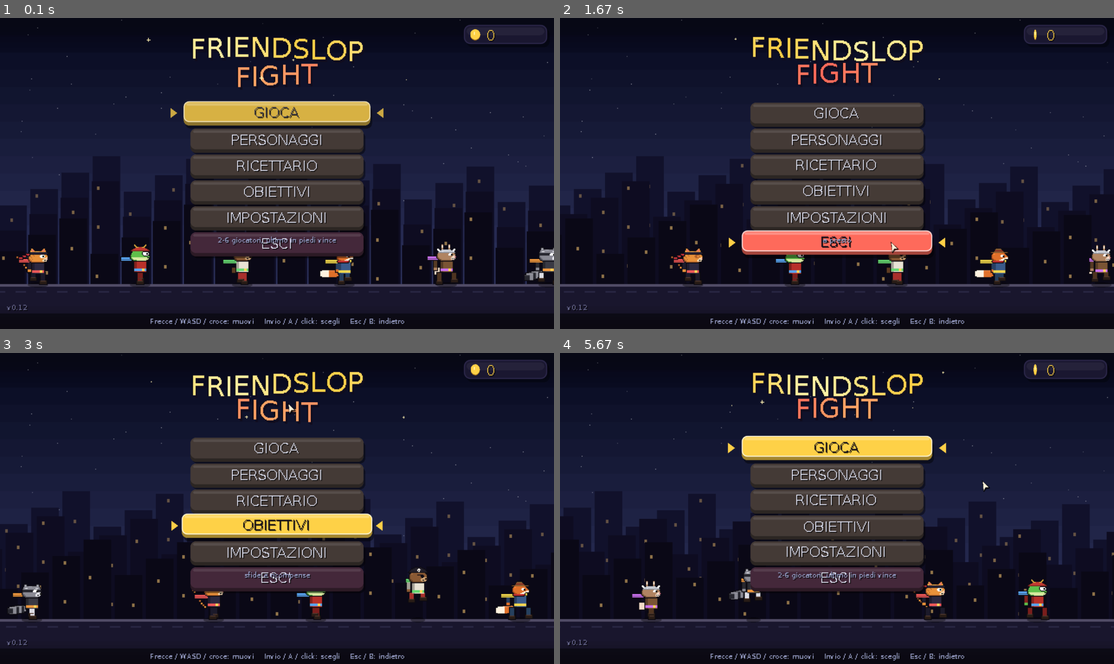
Above: before the commit, frames 1-4 (two rows, left to right).
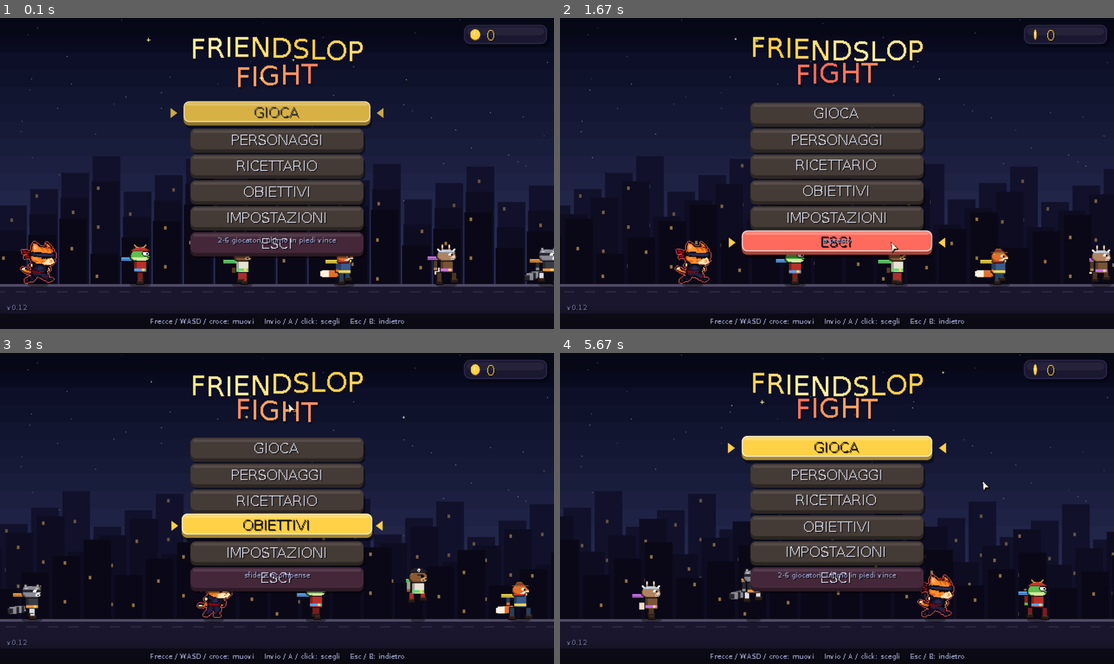
Above: after the commit, the same moments.

Repository: RiccardoGenco/friendslop_fight
Game: LÖVE game, started from gioco/main.lua
Same seed, same stepped clock (60 frames per second), same inputs: the game is played once before the commit and once after it.
Inputs (mouse positions are in pixels of both pictures, inside the frame that each line leads up to):
- Up to frame 1 (0.1 s): no input
- Up to frame 2 (1.67 s): hold Right 0.33-0.8 s; move the mouse to (814, 185) at 0.37 s; hold Up 0.83-1.3 s; move the mouse to (837, 195) at 0.87 s; hold Right from 1.33 s (still down); move the mouse to (892, 241) at 1.37 s
- Up to frame 3 (3 s): release Right at 1.8 s; hold Left 1.83-2.37 s; move the mouse to (105, 580) at 1.87 s; hold Down 2.4-2.87 s; move the mouse to (343, 536) at 2.43 s; hold Left from 2.9 s (still down); move the mouse to (288, 402) at 2.93 s
- Up to frame 4 (5.67 s): release Left at 3.37 s; hold Up 3.4-3.87 s; move the mouse to (637, 499) at 3.43 s; hold Right 3.9-4.53 s; move the mouse to (837, 545) at 3.93 s; hold Down 4.57-5.03 s; move the mouse to (1047, 626) at 4.6 s; hold Left 5.07-5.53 s; move the mouse to (759, 443) at 5.1 s; hold Right from 5.57 s (still down); move the mouse to (981, 480) at 5.6 s

The runs differ from the first frame. In frame 1, 0.5% of the frame differs, in the area x 2-11%, y 71-86%; in frame 2, 0.5%; in frame 3, 0.3%; in frame 4, 0.5%.

Commit message:
Eroi da immagine: gatto ninja generato in pixel art con sei pose
- supporto per eroi da PNG (assets/heroes/<eroe>_<skin>.png) con foglio di pose
  opzionale (fermo, corsa 1 e 2, salto, caduta, scatto) e animazione via codice
- contorno nel colore del giocatore e lampo bianco con uno shader
- gatto ninja Tigrato generato con Qwen-Image (sfondo trasparente) in un solo foglio
- tools/foglio_pose.py: ritaglia le pose, le scala, allinea i piedi e crea il foglio

Co-Authored-By: Claude Opus 5.5 <noreply@anthropic.com>
Claude-Session: https://claude.ai/code/session_01QFj1NL4PfeXhjCg9n3N451

Diff:
--- /dev/null
+++ b/gioco/assets/heroes/gatto_1.lua
@@ -0,0 +1 @@
+return { fw = 46, fh = 54, ox = 24, frames = 6 }
--- a/gioco/src/heroes.lua
+++ b/gioco/src/heroes.lua
@@ -313,8 +313,123 @@
   return Heroes.skin(Heroes.get(hero), skin_i).pal.F
 end
 
+-- ---------------------------------------------------------------------------
+-- Eroi da immagine (pixel art generata e ripulita): assets/heroes/<id>_<skin>.png
+-- Se il file c'e' si usa quello, animato via codice; altrimenti il disegno a griglia.
+
+local images = {}
+local outline_shader, white_shader
+local function shaders()
+  if outline_shader ~= nil then return end
+  local ok1, a = pcall(love.graphics.newShader, [[
+    extern vec4 col;
+    vec4 effect(vec4 c, Image tex, vec2 uv, vec2 sc) { return vec4(col.rgb, col.a * Texel(tex, uv).a); }
+  ]])
+  outline_shader = ok1 and a or false
+  white_shader = outline_shader
+end
+
+local function hero_image(hero, skin_i)
+  local key = hero .. "_" .. skin_i
+  local e = images[key]
+  if e ~= nil then return e end
+  e = false
+  local path = "assets/heroes/" .. key .. ".png"
+  if love.filesystem and love.filesystem.getInfo and love.filesystem.getInfo(path) then
+    local ok, img = pcall(love.graphics.newImage, path)
+    if ok and img and img.getDimensions then
+      img:setFilter("nearest", "nearest")
+      local w, h = img:getDimensions()
+      e = { img = img, w = w, h = h, ox = w / 2 }
+      -- foglio di pose: assets/heroes/<id>_<skin>.lua = { fw, fh, ox, frames }
+      -- ordine delle pose: fermo, corsa 1, corsa 2, salto, caduta, scatto
+      local meta = "assets/heroes/" .. key .. ".lua"
+      if love.filesystem.getInfo(meta) then
+        local ok2, m = pcall(function() return love.filesystem.load(meta)() end)
+        if ok2 and type(m) == "table" and m.frames then
+          e.quads = {}
+          for i = 1, m.frames do e.quads[i] = love.graphics.newQuad((i - 1) * m.fw, 0, m.fw, m.fh, w, h) end
+          e.w, e.h, e.ox = m.fw, m.fh, m.ox
+        end
+      end
+    end
+  end
+  images[key] = e
+  return e
+end
+Heroes.hero_image = hero_image
+
+local function draw_image_hero(e, p, team, a, flash, time, ps)
+  local x, y = floor(p.x), floor(p.y)
+  local f = p.facing or 1
+  if p.sliding and (p.wall or 0) ~= 0 then f = -p.wall end
+  local vx, vy = p.vx or 0, p.vy or 0
+  local dash = p.action and p.action.type == "dash"
+  -- posa via codice: respiro, passi, salto, caduta, scatto
+  local sx, sy, rot, oy, shear = 1, 1, 0, 0, 0
+  if dash then
+    sx, sy, rot, shear = 1.12, 0.9, 0.12, -0.25
+  elseif p.sliding then
+    rot = -0.08
+  elseif not p.grounded then
+    if vy < -40 then sx, sy, rot = 0.9, 1.1, -0.06 else sx, sy, rot = 1.04, 0.97, 0.08 end
+  elseif abs(vx) > 20 then
+    local ph = ((ps and ps.dist) or 0) / 6
+    oy = -abs(sin(ph)) * 1.5
+    rot = 0.1 + sin(ph * 2) * 0.03
+    sy = 1 - abs(cos(ph)) * 0.05
+    sx = 2 - sy
+  else
+    local b = sin(time * 2.5 + (p.id or 0) * 1.7)
+    sy, sx = 1 + b * 0.025, 1 - b * 0.015
+  end
+  -- posa dal foglio (se c'e'): il disegno mostra gia' il movimento, il codice lo accompagna
+  local q
+  if e.quads then
+    local n = #e.quads
+    local pick = 1
+    if dash then pick = 6
+    elseif not p.grounded and not p.sliding then pick = (vy < -40) and 4 or 5
+    elseif p.grounded and abs(vx) > 20 then
+      local ph = ((ps and ps.dist) or 0) / 6
+      pick = (sin(ph) >= 0) and 2 or 3
+      rot = rot * 0.4
+    end
+    q = e.quads[math.min(pick, n)]
+    if pick ~= 1 then sx, sy = 1 + (sx - 1) * 0.5, 1 + (sy - 1) * 0.5 end
+  end
+  local s = S
+  lg.push()
+  lg.translate(x, y + oy)
+  lg.rotate(rot * f)
+  lg.shear(shear * f, 0)
+  lg.scale(f * s * sx, s * sy)
+  shaders()
+  -- contorno nel colore del giocatore: si capisce chi e' chi anche in mischia
+  if outline_shader and team then
+    lg.setShader(outline_shader)
+    outline_shader:send("col", { team[1], team[2], team[3], 0.9 * a })
+    for _, d in ipairs({ { -1, 0 }, { 1, 0 }, { 0, -1 }, { 0, 1 } }) do
+      if q then lg.draw(e.img, q, -e.ox + d[1], -e.h + d[2]) else lg.draw(e.img, -e.ox + d[1], -e.h + d[2]) end
+    end
+    lg.setShader()
+  end
+  if flash and white_shader then
+    lg.setShader(white_shader)
+    white_shader:send("col", { 1, 1, 1, a })
+    if q then lg.draw(e.img, q, -e.ox, -e.h) else lg.draw(e.img, -e.ox, -e.h) end
+    lg.setShader()
+  else
+    lg.setColor(1, 1, 1, a)
+    if q then lg.draw(e.img, q, -e.ox, -e.h) else lg.draw(e.img, -e.ox, -e.h) end
+  end
+  lg.pop()
+end
+
 function Heroes.draw(hero, skin_i, p, team, alpha, flash, time, ps)
   lg = love.graphics
+  local img = hero_image(hero, skin_i or 1)
+  if img then return draw_image_hero(img, p, team, alpha or 1, flash, time, ps) end
   local h = Heroes.get(hero)
   local P = full_pal(Heroes.skin(h, skin_i).pal)
   local tint = flash and white or nil
@@ -413,6 +528,17 @@
 -- gray: versione spenta per chi e' eliminato
 function Heroes.draw_head(hero, skin_i, x, y, s, alpha, gray)
   lg = love.graphics
+  local e = hero_image(hero, skin_i or 1)
+  if e then
+    if not e.head then
+      local iw, ih = e.img:getDimensions()
+      e.head = lg.newQuad(0, 0, e.w, floor(e.h * 0.55), iw, ih)
+    end
+    local k = (s or 1) * 12 / e.w * 1.25
+    if gray then lg.setColor(0.45, 0.45, 0.45, alpha or 1) else lg.setColor(1, 1, 1, alpha or 1) end
+    lg.draw(e.img, e.head, x - 2, y - 2, 0, k, k)
+    return
+  end
   local h = Heroes.get(hero)
   local P = full_pal(Heroes.skin(h, skin_i).pal)
   local tint = nil
Binary file added: gioco/assets/heroes/gatto_1.png
